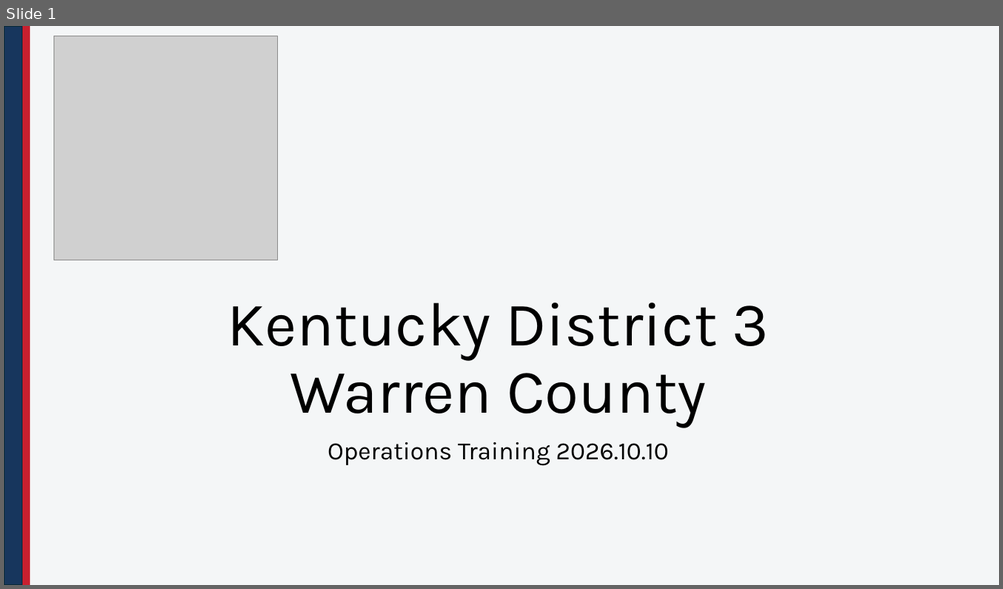
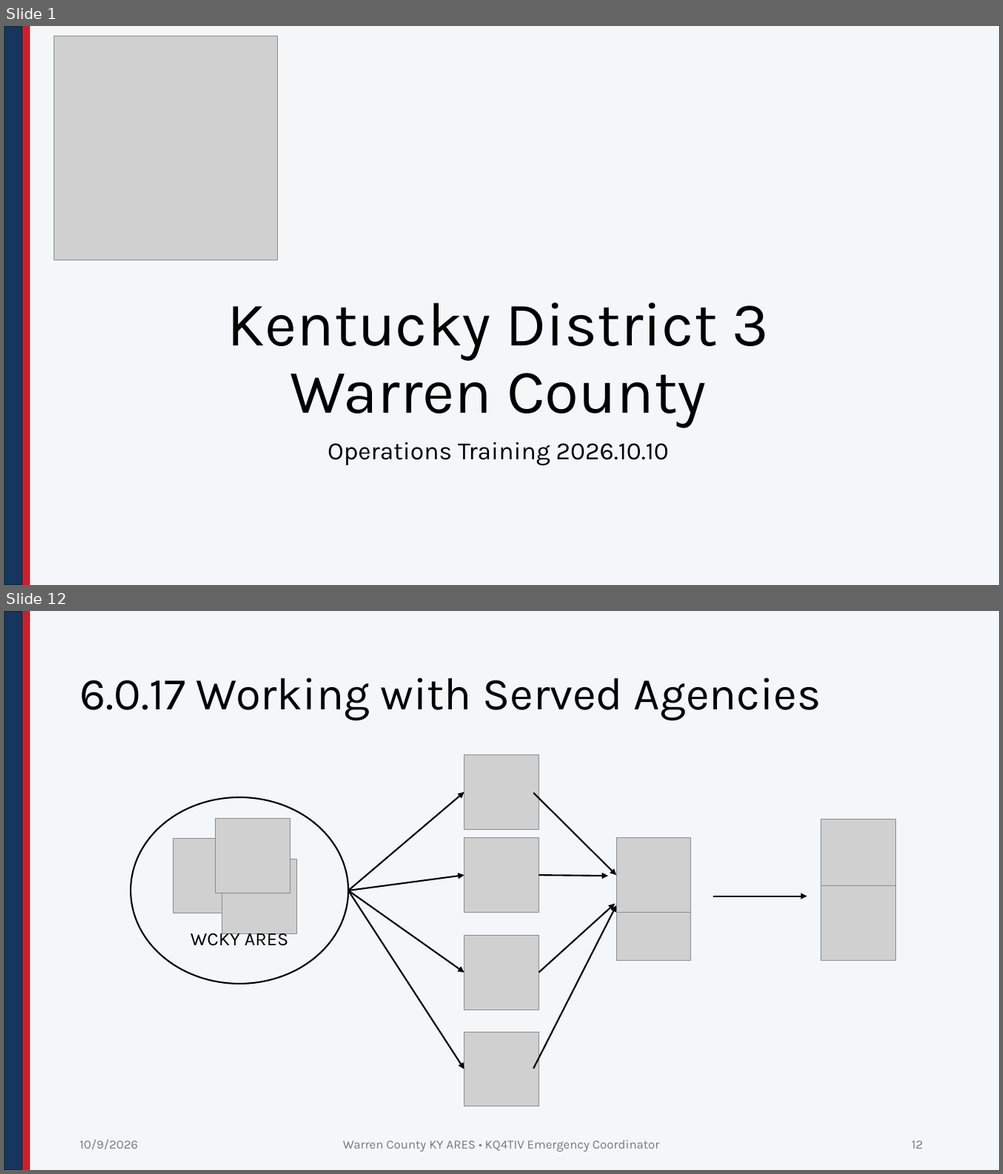
Before and after one commit to nathanielbutts/nathanielbutts.github.io, a slide deck: documents/training/Training_20261010.pptx. Shown one above the other, each under a label of ours: slide 1 before the commit, slides 1 and 12 after it; the slides between them are not shown. The pictures are 1003x589 and 1003x1174 pixels, drawn with LibreOffice and Linux fonts; fonts in the diff are those of the drawing; grey boxes stand for pictures; background and template pictures are left out. Boxes give left, top, right and bottom in pixels: in the first picture for what was removed or moved away, otherwise in the second. Text is boxed around its words. In the diff, an @@ line names an element or a change of style, - is before the commit and + after.

```diff
--- a/documents/training/Training_20261010.pptx
+++ b/documents/training/Training_20261010.pptx
@@ slide 12 added at (4,611,999,1170), background #F4F6F7; not listed: 2 template elements that a slide beside it also shows @@
@@ title added at (79,678,821,721), 44 pt, text #000000 @@
+6.0.17 Working with Served Agencies
@@ picture added at (464,755,539,829) @@
@@ arrow added from (348, 891) to (464, 792), #000000 1.5 pt @@
@@ arrow added from (534, 793) to (617, 875), #000000 1.5 pt @@
@@ picture added at (821,819,896,894) @@
@@ picture added at (464,838,539,912) @@
@@ picture added at (617,838,691,912) @@
@@ arrow added from (348, 891) to (464, 875), #000000 1.5 pt @@
@@ arrow added from (539, 875) to (609, 876), #000000 1.5 pt @@
@@ arrow added from (348, 891) to (464, 973), #000000 1.5 pt @@
@@ arrow added from (348, 891) to (464, 1070), #000000 1.5 pt @@
@@ picture added at (617,886,691,961) @@
@@ arrow added from (714, 897) to (807, 897), #000000 1.5 pt @@
@@ picture added at (821,886,896,961) @@
@@ arrow added from (534, 1069) to (617, 906), #000000 1.5 pt @@
@@ arrow added from (539, 973) to (615, 904), #000000 1.5 pt @@
@@ group added at (131,797,349,984): 3 pictures, 1 ellipse, 1 text @@
+WCKY ARES
@@ picture added at (464,936,539,1010) @@
@@ picture added at (464,1033,539,1107) @@
@@ text added at (79,1140,138,1150), 12 pt, text #797979 @@
+10/9/2026
@@ text added at (343,1140,660,1152), 12 pt, text #797979 @@
+Warren County KY ARES • KQ4TIV Emergency Coordinator
@@ page number added at (911,1141,922,1149), 12 pt, text #797979 @@
+12
```
Also in this commit, not shown: 1 slide changed, 10 other slides added, 2 other files.
